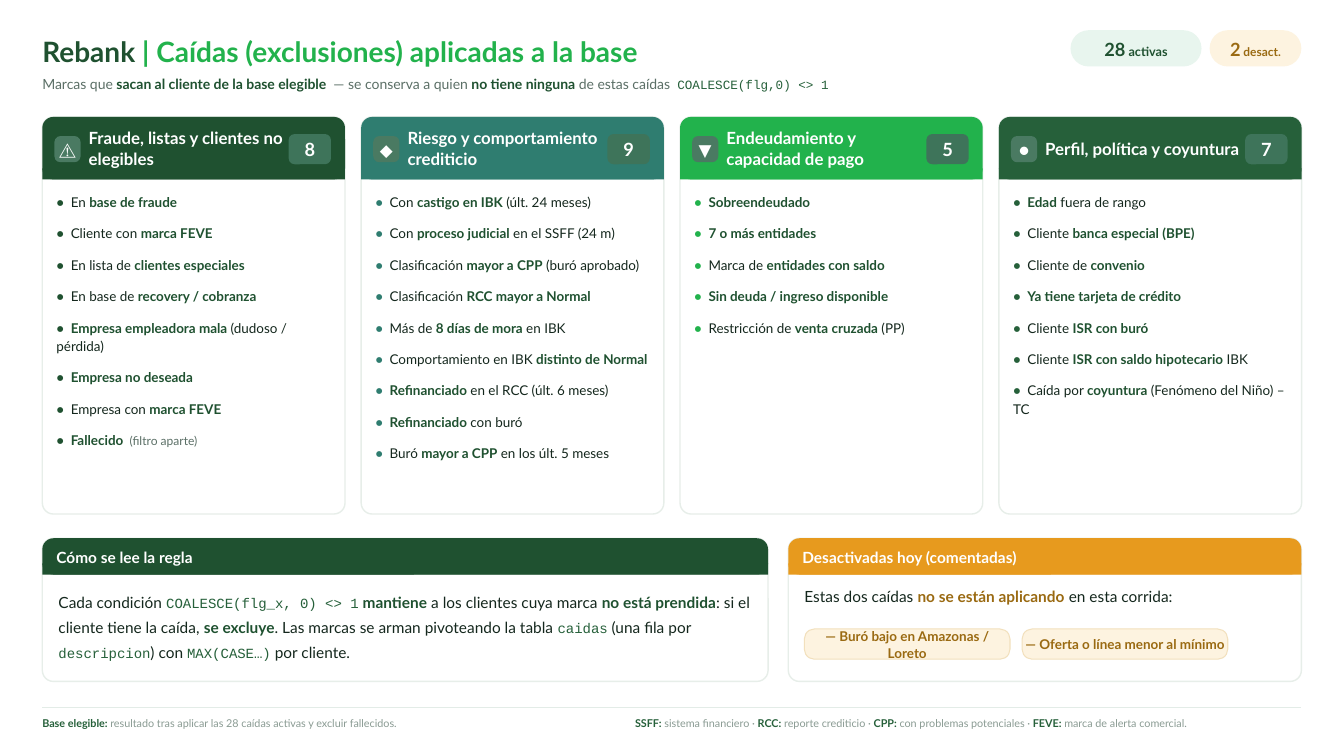
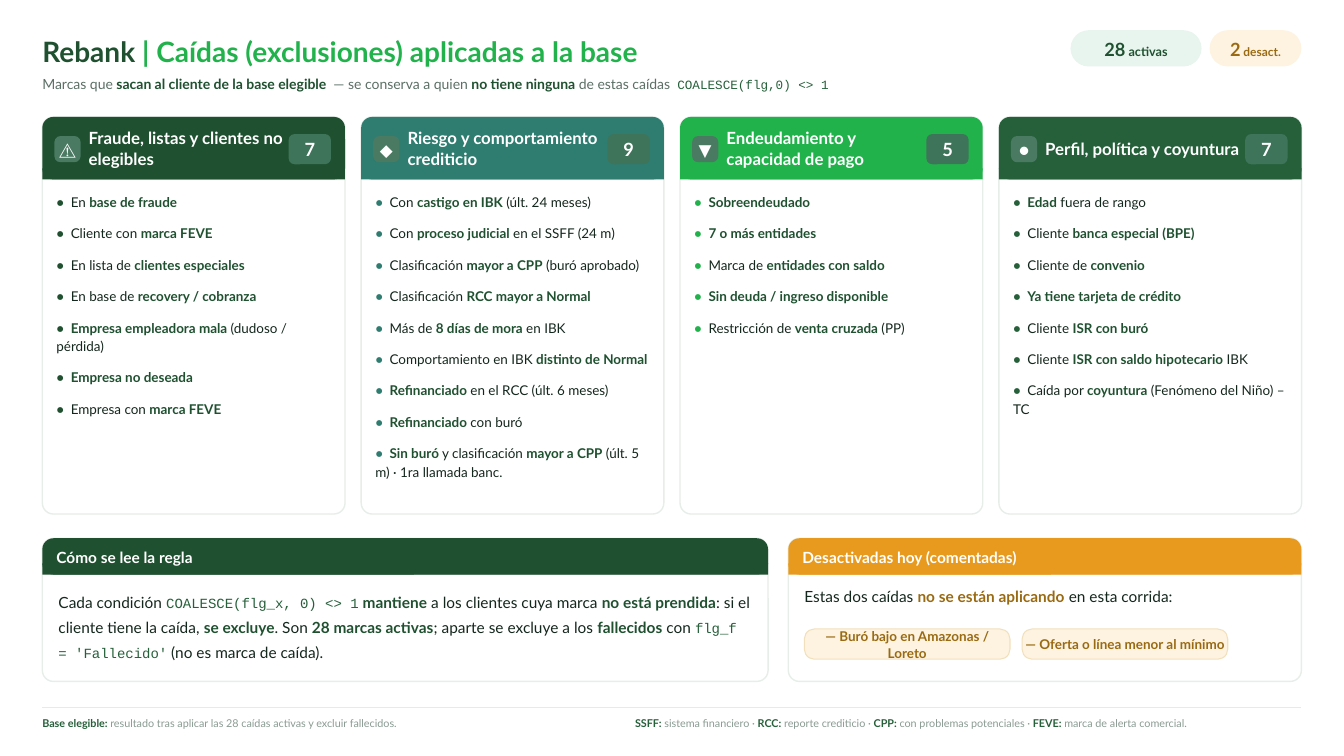
Before and after one commit to KARL961709/Controling, a slide deck: slide 1 of presentacion_caidas.pptx. Drawn at 1344x756 pixels with LibreOffice and Linux fonts; fonts in the diff are those of the drawing. Boxes give left, top, right and bottom in pixels: in the first picture for what was removed or moved away, otherwise in the second. Text is boxed around its words. In the diff, an @@ line names an element or a change of style, - is before the commit and + after.

```diff
--- a/presentacion_caidas.pptx
+++ b/presentacion_caidas.pptx
@@ text at (305, 143, 316, 156): text changed @@
-8
+7
@@ text at (71, 435, 198, 447): paragraph removed @@
-• Fallecido (filtro aparte)
@@ text at (375, 447, 639, 479): text changed @@
-• Buró mayor a CPP en los últ. 5 meses
+• Sin buró y clasificación mayor a CPP (últ. 5 m) · 1ra llamada banc.
@@ text at (58, 596, 750, 660): text changed @@
-Cada condición COALESCE(flg_x, 0) <> 1 mantiene a los clientes cuya marca no está prendida: si el cliente tiene la caída, se excluye. Las marcas se arman pivoteando la tabla caidas (una fila por descripcion) con MAX(CASE…) por cliente.
+Cada condición COALESCE(flg_x, 0) <> 1 mantiene a los clientes cuya marca no está prendida: si el cliente tiene la caída, se excluye. Son 28 marcas activas; aparte se excluye a los fallecidos con flg_f = 'Fallecido' (no es marca de caída).
```
Also in this commit, not shown: 2 other files.
